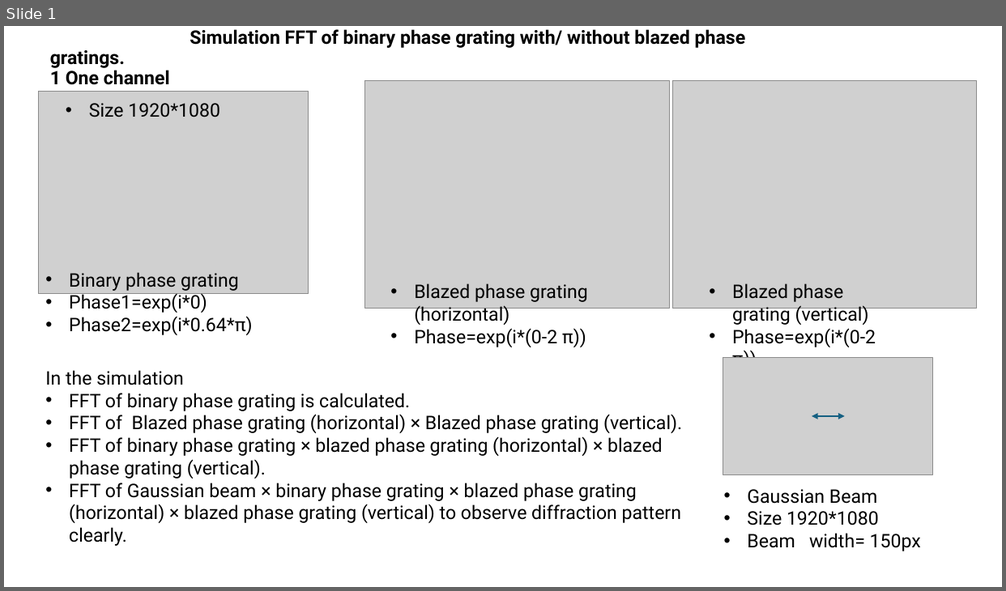
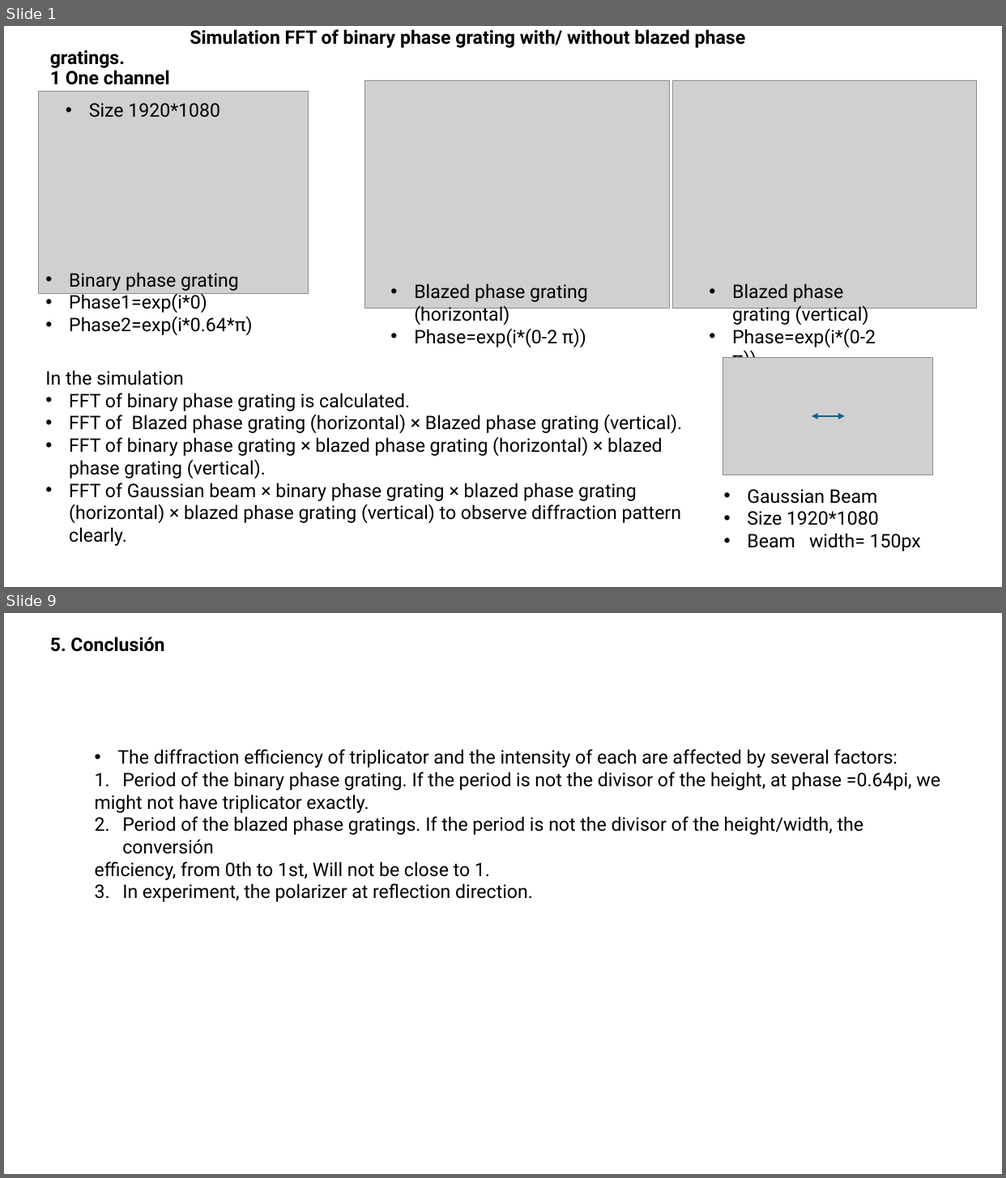
Before and after one commit to SSSSSGGGGGG/Computer-Generate-Hologram, a slide deck: Simulation of phase gratings_not 2pi.pptx. Shown one above the other, each under a label of ours: slide 1 before the commit, slides 1 and 9 after it; the slides between them are not shown. The pictures are 1006x591 and 1006x1178 pixels, drawn with LibreOffice and Linux fonts; fonts in the diff are those of the drawing; grey boxes stand for pictures. Boxes give left, top, right and bottom in pixels: in the first picture for what was removed or moved away, otherwise in the second. Text is boxed around its words. In the diff, an @@ line names an element or a change of style, - is before the commit and + after.

```diff
--- a/Simulation of phase gratings_not 2pi.pptx
+++ b/Simulation of phase gratings_not 2pi.pptx
@@ slide 9 added at (4,613,1002,1174), background #FFFFFF @@
@@ text added at (50,636,164,652), 18 pt, text #000000, bold @@
+5. Conclusión
@@ text added at (95,749,940,902), 18 pt, text #000000 @@
+• The diffraction efficiency of triplicator and the intensity of each are affected by several factors:
+1. Period of the binary phase grating. If the period is not the divisor of the height, at phase =0.64pi, we
+might not have triplicator exactly.
+2. Period of the blazed phase gratings. If the period is not the divisor of the height/width, the conversión
+efficiency, from 0th to 1st, Will not be close to 1.
+3. In experiment, the polarizer at reflection direction.
```
Also in this commit, not shown: 7 slides changed, 5 slides removed, 8 other files.
